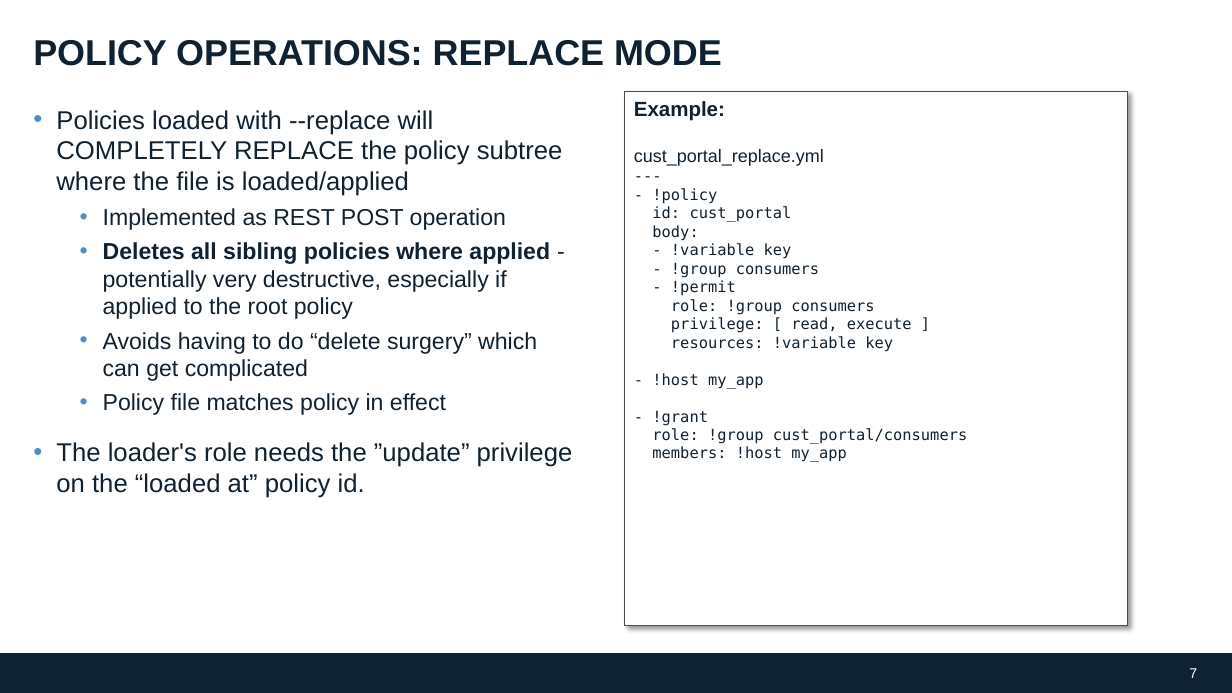
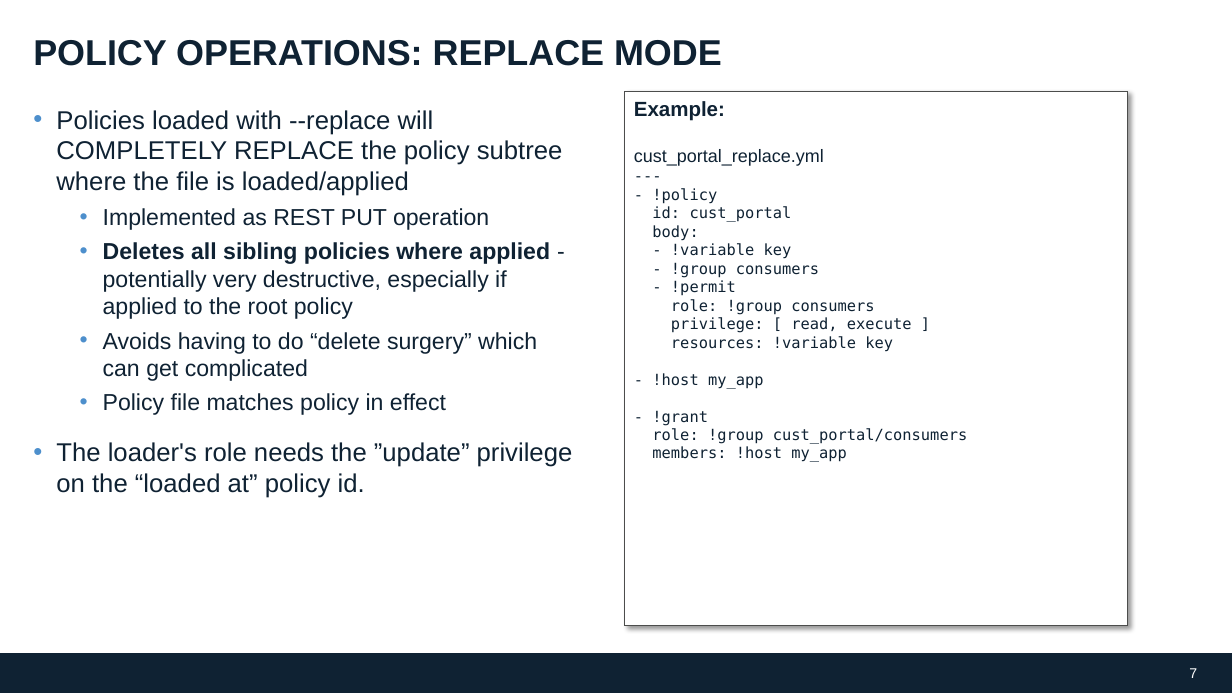
Before and after one commit to conjurdemos/conjur-policy-workshop, a slide deck: slide 7 of ppt/DAP-Policy-Model-200615JH.pptx. Drawn at 1232x693 pixels with LibreOffice and Linux fonts; fonts in the diff are those of the drawing; background and template pictures are left out. Boxes give left, top, right and bottom in pixels: in the first picture for what was removed or moved away, otherwise in the second. Text is boxed around its words. In the diff, an @@ line names an element or a change of style, - is before the commit and + after.

```diff
--- a/ppt/DAP-Policy-Model-200615JH.pptx
+++ b/ppt/DAP-Policy-Model-200615JH.pptx
@@ text at [103,208,489,230]: text changed @@
-  • Implemented as REST POST operation
+  • Implemented as REST PUT operation
```
Also in this commit, not shown: 1 other slide changed.
